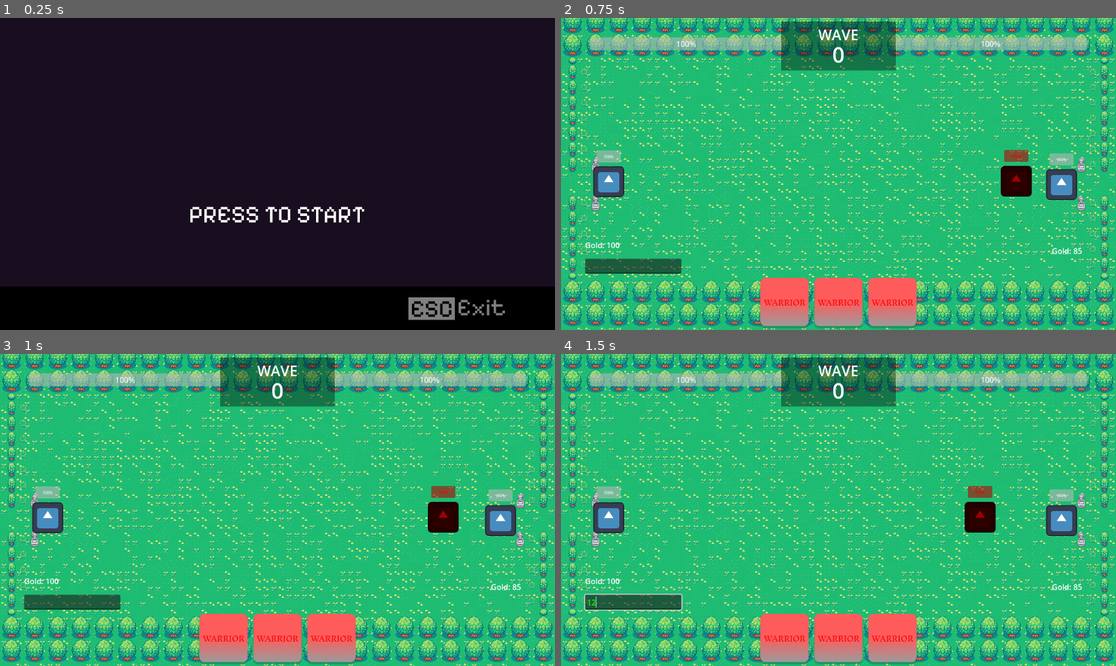
Above: before the commit, frames 1-4 (two rows, left to right).
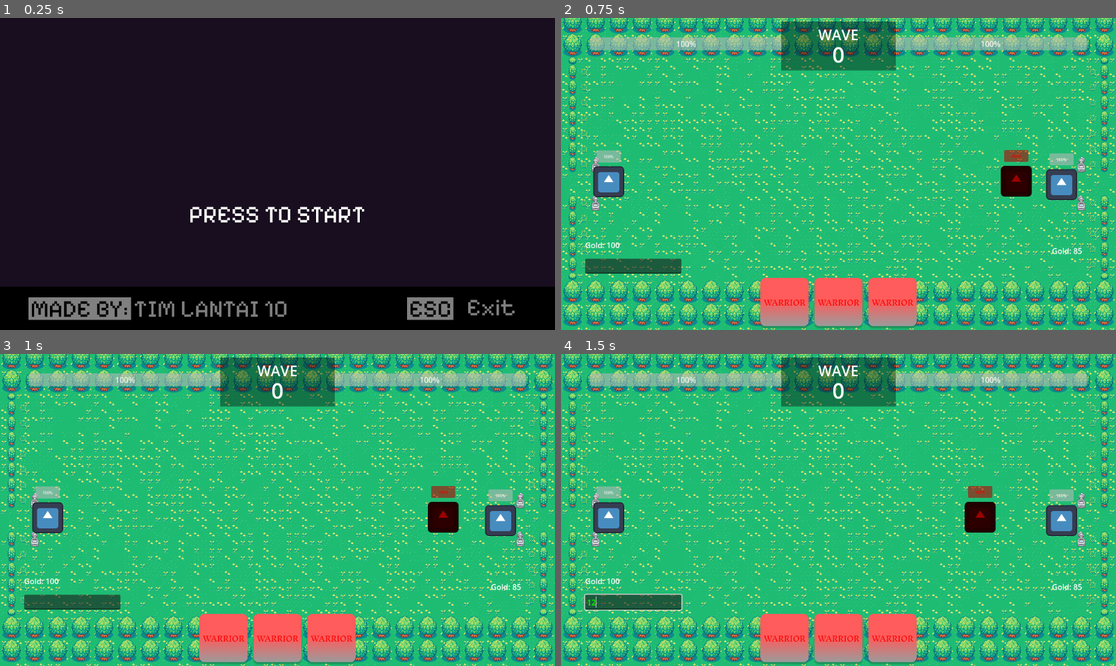
Above: after the commit, the same moments.

Repository: Sandy4j/Gamejam-Plus-2024
Game: Godot game, scene res://UI/main_menu.tscn
Two runs of this game, one before a commit and one after it. Both use one fixed random seed, a clock stepped at 60 frames per second and the inputs below. The engine's default icon, where the game draws it, is replaced by a stand-in: a white triangle on a blue panel in a dark square.
Inputs (mouse positions are in pixels of both pictures, inside the frame that each line leads up to):
- Up to frame 1 (0.25 s): no input
- Up to frame 2 (0.75 s): click (838, 220) at 0.5 s
- Up to frame 3 (1 s): no input
- Up to frame 4 (1.5 s): click (633, 603) at 1.27 s; type "12" at 1.35 s

The runs differ from the first frame. In frame 1, 2.2% of the frame differs, in the area x 5-93%, y 89-97%; in frame 2, nothing differs; in frame 3, nothing differs; in frame 4, nothing differs.

Commit message:
shit ngelag

Diff:
--- a/new-game-project/UI/main_menu.tscn
+++ b/new-game-project/UI/main_menu.tscn
@@ -6,6 +6,15 @@
 [ext_resource type="Texture2D" uid="uid://hkp48qwgxymy" path="res://UI/Play_Hover.png" id="4_b1i8k"]
 [ext_resource type="Texture2D" uid="uid://80i2epli4r5g" path="res://UI/Exit.png" id="5_w0qup"]
 [ext_resource type="Texture2D" uid="uid://c1j32e8aciy8t" path="res://UI/Exit_bg.png" id="6_vbq0a"]
+[ext_resource type="Texture2D" uid="uid://du8utcg4moot7" path="res://UI/Group 3.png" id="7_wt4et"]
+
+[sub_resource type="Animation" id="Animation_ae6pr"]
+resource_name = "Start"
+
+[sub_resource type="AnimationLibrary" id="AnimationLibrary_bqal6"]
+_data = {
+"Start": SubResource("Animation_ae6pr")
+}
 
 [node name="Mainmenu" type="Control"]
 layout_mode = 3
@@ -69,9 +78,9 @@
 anchor_top = 1.0
 anchor_right = 1.0
 anchor_bottom = 1.0
-offset_left = -200.0
+offset_left = -180.0
 offset_top = -63.0
-offset_right = -104.0
+offset_right = -84.0
 offset_bottom = -23.0
 grow_horizontal = 0
 grow_vertical = 0
@@ -84,15 +93,33 @@
 anchor_top = 1.0
 anchor_right = 1.0
 anchor_bottom = 1.0
-offset_left = -304.0
+offset_left = -307.0
 offset_top = -74.0
-offset_right = -208.0
+offset_right = -211.0
 offset_bottom = -14.0
 grow_horizontal = 0
 grow_vertical = 0
 texture = ExtResource("6_vbq0a")
 
+[node name="credit" type="TextureRect" parent="Bg"]
+layout_mode = 1
+anchors_preset = 3
+anchor_left = 1.0
+anchor_top = 1.0
+anchor_right = 1.0
+anchor_bottom = 1.0
+offset_left = -1093.0
+offset_top = -74.0
+offset_right = -554.0
+offset_bottom = -14.0
+grow_horizontal = 0
+grow_vertical = 0
+texture = ExtResource("7_wt4et")
+
 [node name="AnimationPlayer" type="AnimationPlayer" parent="."]
+libraries = {
+"": SubResource("AnimationLibrary_bqal6")
+}
 
 [connection signal="pressed" from="Bg/Play_Btn" to="." method="_on_play_btn_pressed"]
 [connection signal="pressed" from="Bg/Quit_Btn" to="." method="_on_quit_btn_pressed"]
Not shown, added: new-game-project/Asset/Sprites/Karakter sma/Melee/Walk/melee 1.png.import
Not shown, added: new-game-project/Asset/Sprites/Karakter sma/Melee/Walk/melee 2.png.import
Not shown, added: new-game-project/Asset/Sprites/Karakter sma/Melee/Walk/melee 3.png.import
Not shown, added: new-game-project/Asset/Sprites/Karakter sma/Melee/Walk/melee 4.png.import
Not shown, added: new-game-project/Asset/Sprites/Karakter sma/Melee/Walk/melee 5.png.import
Not shown, added: new-game-project/Asset/Sprites/Karakter sma/Melee/Walk/melee 6.png.import
Not shown, added: new-game-project/Asset/Sprites/Karakter sma/Melee/Walk/melee 7.png.import
Not shown, added: new-game-project/Asset/Sprites/Karakter sma/Melee/Walk/melee 8.png.import
Not shown, added: new-game-project/Asset/Sprites/Karakter sma/Melee/Walk/melee.png.import
Not shown, added: new-game-project/Asset/Sprites/Karakter sma/Melee/melee full (1).png.import
Not shown, added: new-game-project/Asset/Sprites/Karakter sma/Ranged/Tembak ketapel/Narik ketapel/ketapel 1.png.import
Not shown, added: new-game-project/Asset/Sprites/Karakter sma/Ranged/Tembak ketapel/Narik ketapel/ketapel 10.png.import
(and 137 more such lines)
